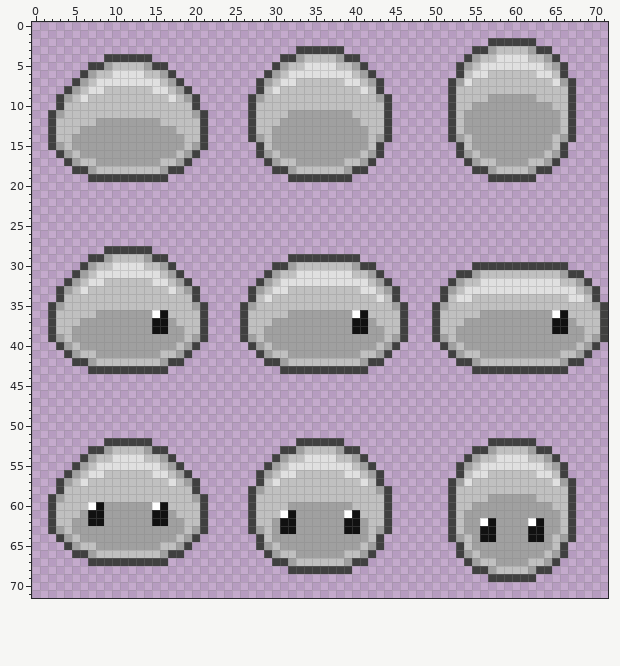
Sprite sheet, stored at Diseño Gráfico/Assets/Enemigos/Slime fuego apagado.png. Above, as it was before the edit.
The file is 360x360 pixels, drawn in blocks of 5x5; one block is one cell here.
After the commit:
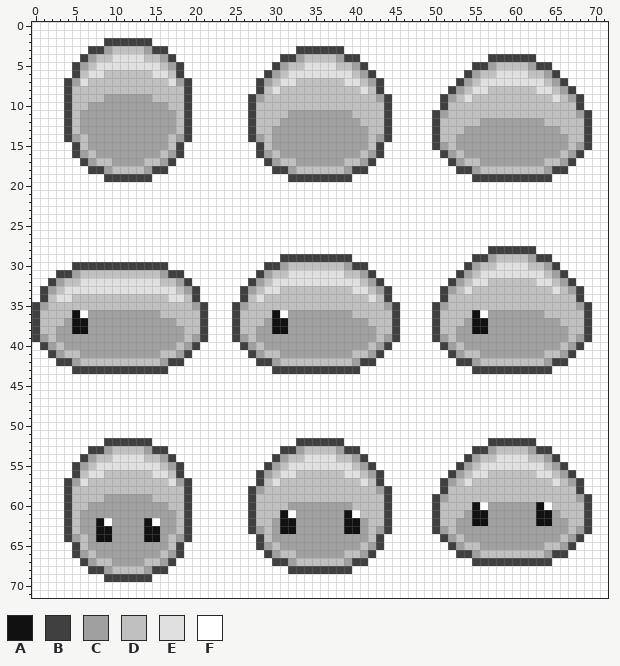
Palette (. is transparent): A #111111  B #404040  C #a0a0a0  D #c0c0c0  E #e0e0e0  F #ffffff
Changes in this commit:
Changed rows in their new state; - is an unchanged pixel.
first column x 0:
 0 FFFFFFFFFFFFFFFFFFFFFFFFFFFFFFFFFFFFFFFFFFFFFFFFFFFFFFFFFFFFFFFFFFFFFFFF
 1 FFFFFFFFFFFFFFFFFFFFFFFFFFFFFFFFFFFFFFFFFFFFFFFFFFFFFFFFFFFFFFFFFFFFFFFF
 2 FFFFFFFFFBBBBBBFFFFFFFFFFFFFFFFFFFFFFFFFFFFFFFFFFFFFFFFFFFFFFFFFFFFFFFFF
 3 FFFFFFFBBCDDDDCBBFFFFFFFFFFFFFFFF------FFFFFFFFFFFFFFFFFFFFFFFFFFFFFFFFF
 4 FFFFFFBCDDEEEEDDCBFFFFFFFFFFFFF----------FFFFFFFFFFFFFFFFBBBBBBFFFFFFFFF
 5 FFFFFBCDEEEEEEEEDCBFFFFFFFFFFF------------FFFFFFFFFFFFFBBCDDDDCBBFFFFFFF
 6 FFFFFBDEE-DDDD-EEDBFFFFFFFFFF--------------FFFFFFFFFFFBCD-EEEE-DCBFFFFFF
 7 FFFFBCE-DDDDDDDD-ECBFFFFFFFF----------------FFFFFFFFFBC-EEEEEEEE-CBFFFFF
 8 FFFF-D-DD------DD-D-FFFFFFFF----------------FFFFFFFF-C-EE------EE-C-FFFF
 9 FFFFB-D--CCCCCC--D-BFFFFFFF------------------FFFFFFBC-E--DDDDDD--E-CBFFF
10 FFFFB--CCCCCCCCCC--BFFFFFFF------------------FFFFFFBD--DDDDDDDDDD--DBFFF
11 FFFFB-CCCCCCCCCCCC-BFFFFFFF------------------FFFFFBCD-DDDDDDDDDDDD-DCBFF
12 FFFFB-CC--------CC-BFFFFFFF------------------FFFFFBDD-DD--------DD-DDBFF
13 FFFFB--------------BFFFFFFF------------------FFFFFBDD--------------DDBFF
14 FFFFB-D----------D-BFFFFFFF------------------FFFFFBDD-C----------C-DDBFF
15 FFFFFBD----------DBFFFFFFFFF----------------FFFFFFBCDCC----------CCDCBFF
16 FFFFFB-D--------D-BFFFFFFFFF----------------FFFFFFFBCD-C--------C-DCBFFF
17 FFFFFFBCDD----DDCBFFFFFFFFFFF--------------FFFFFFFFFBCDDCC----CCDDCBFFFF
18 FFFFFFFBBC----CBBFFFFFFFFFFFFF------------FFFFFFFFFFFBBCDD----DDCBBFFFFF
19 FFFFFFFFF------FFFFFFFFFFFFFFFFF--------FFFFFFFFFFFFFFFBB------BBFFFFFFF
20 FFFFFFFFFFFFFFFFFFFFFFFFFFFFFFFFFFFFFFFFFFFFFFFFFFFFFFFFFFFFFFFFFFFFFFFF
21 FFFFFFFFFFFFFFFFFFFFFFFFFFFFFFFFFFFFFFFFFFFFFFFFFFFFFFFFFFFFFFFFFFFFFFFF
22 FFFFFFFFFFFFFFFFFFFFFFFFFFFFFFFFFFFFFFFFFFFFFFFFFFFFFFFFFFFFFFFFFFFFFFFF
23 FFFFFFFFFFFFFFFFFFFFFFFFFFFFFFFFFFFFFFFFFFFFFFFFFFFFFFFFFFFFFFFFFFFFFFFF
24 FFFFFFFFFFFFFFFFFFFFFFFFFFFFFFFFFFFFFFFFFFFFFFFFFFFFFFFFFFFFFFFFFFFFFFFF
25 FFFFFFFFFFFFFFFFFFFFFFFFFFFFFFFFFFFFFFFFFFFFFFFFFFFFFFFFFFFFFFFFFFFFFFFF
26 FFFFFFFFFFFFFFFFFFFFFFFFFFFFFFFFFFFFFFFFFFFFFFFFFFFFFFFFFFFFFFFFFFFFFFFF
27 FFFFFFFFFFFFFFFFFFFFFFFFFFFFFFFFFFFFFFFFFFFFFFFFFFFFFFFFFFFFFFFFFFFFFFFF
28 FFFFFFFFFFFFFFFFFFFFFFFFFFFFFFFFFFFFFFFFFFFFFFFFFFFFFFFFFBBBBBBFFFFFFFFF
29 FFFFFFFFFFFFFFFFFFFFFFFFFFFFFFFB--------FFFFFFFFFFFFFFFBBCDDDDCBBFFFFFFF
30 FFFFFB-BBBBBBBBBBFFFFFFFFFFFFB-CD------CB-FFFFFFFFFFFFBCDDEEEEDDC-FFFFFF
31 FFFBBCD-DDDDDDDDCB-FFFFFFFFFBCD-E------D-CBFFFFFFFFFF-CDEEEEEEEE-CBFFFFF
32 FFBCDDE--EEEEEE-D---FFFFFFFBCDE----------DCBFFFFFFFF---E-DDDDDD--DCBFFFF
33 FBCDEE-EEEEEEEEEE----FFFFFBCDE-D--------E-DCBFFFFFF----DDDDDDDDDD-DCBFFF
34 FBDEE------------EE--FFFFFBDED------------EDBFFFFFF--DD------------DBFFF
35 BCDD------------------FFFBCD----------------CBFFFF------------------CBFF
36 BDD--AFC-------CD-----FFFBD---AF--------DD---BFFFF-----AF-------DDD--BFF
37 BDD-CAA--------CC-----FFFBD--CAA--------CCD--BFFFF-----AA--------CDD-BFF
38 BDDCCAA--------CC-----FFFBD-C-AA--------CC-D-BFFFF-----AA--------CCDDBFF
39 BCD-C-----------------FFFBCDC--------------DCBFFFF-----------------D-BFF
40 FBCD-C---------------FFFFFBCDC------------DCBFFFFFF---------------D-BFFF
41 FFBCDDCC------------FFFFFFFBCD-C--------D-CBFFFFFFFF------------DDCBFFFF
42 FFFBBCDD-----------FFFFFFFFFB-CD--------CB-FFFFFFFFFF-----------CBBFFFFF
43 FFFFFBB----------FFFFFFFFFFFFFB----------FFFFFFFFFFFFFF----------FFFFFFF
44 FFFFFFFFFFFFFFFFFFFFFFFFFFFFFFFFFFFFFFFFFFFFFFFFFFFFFFFFFFFFFFFFFFFFFFFF
45 FFFFFFFFFFFFFFFFFFFFFFFFFFFFFFFFFFFFFFFFFFFFFFFFFFFFFFFFFFFFFFFFFFFFFFFF
46 FFFFFFFFFFFFFFFFFFFFFFFFFFFFFFFFFFFFFFFFFFFFFFFFFFFFFFFFFFFFFFFFFFFFFFFF
47 FFFFFFFFFFFFFFFFFFFFFFFFFFFFFFFFFFFFFFFFFFFFFFFFFFFFFFFFFFFFFFFFFFFFFFFF
48 FFFFFFFFFFFFFFFFFFFFFFFFFFFFFFFFFFFFFFFFFFFFFFFFFFFFFFFFFFFFFFFFFFFFFFFF
49 FFFFFFFFFFFFFFFFFFFFFFFFFFFFFFFFFFFFFFFFFFFFFFFFFFFFFFFFFFFFFFFFFFFFFFFF
50 FFFFFFFFFFFFFFFFFFFFFFFFFFFFFFFFFFFFFFFFFFFFFFFFFFFFFFFFFFFFFFFFFFFFFFFF
51 FFFFFFFFFFFFFFFFFFFFFFFFFFFFFFFFFFFFFFFFFFFFFFFFFFFFFFFFFFFFFFFFFFFFFFFF
52 FFFFFFFFF------FFFFFFFFFFFFFFFFFF------FFFFFFFFFFFFFFFFFF------FFFFFFFFF
53 FFFFFFF----------FFFFFFFFFFFFFF----------FFFFFFFFFFFFFF----------FFFFFFF
54 FFFFFF------------FFFFFFFFFFFF------------FFFFFFFFFFFF------------FFFFFF
55 FFFFF--------------FFFFFFFFFF--------------FFFFFFFFFF--------------FFFFF
56 FFFFFB------------BFFFFFFFFF----------------FFFFFFFFBC------------CBFFFF
57 FFFFBC------------CBFFFFFFFF----------------FFFFFFFBCD------------DCBFFF
58 FFFFB--------------BFFFFFFF------------------FFFFFFBD--------------DBFFF
59 FFFFB----CCCCCC----BFFFFFFF------------------FFFFFBCD----DDDDDD----DCBFF
60 FFFFB--CC------CC--BFFFFFFF------------------FFFFFBDD--AF------AF--DDBFF
61 FFFFB--CC------CC--BFFFFFFF----AF------AF----FFFFFBDD--AA------AA--DDBFF
62 FFFFBD-C-F----AFC-DBFFFFFFF------------------FFFFFBDDC-AAC----C-A-CDDBFF
63 FFFFBD--AA----AA--DBFFFFFFF------------------FFFFFBCDC--CC----CC--CDCBFF
64 FFFFBCD-AA----AA-DCBFFFFFFFF----------------FFFFFFFBCDC-CC----CC-CDCBFFF
65 FFFFFB-C--------C-BFFFFFFFFF----------------FFFFFFFFBC-D--------D-CBFFFF
66 FFFFF-CDCCCCCCCCDC-FFFFFFFFFF--------------FFFFFFFFFF-BCDDDDDDDDCB-FFFFF
67 FFFFFFBCDDCCCCDDCBFFFFFFFFFFFF------------FFFFFFFFFFFFFBBBBBBBBBBFFFFFFF
68 FFFFFFFBBCDDDDCBBFFFFFFFFFFFFFFF--------FFFFFFFFFFFFFFFFFFFFFFFFFFFFFFFF
69 FFFFFFFFFBBBBBBFFFFFFFFFFFFFFFFFFFFFFFFFFFFFFFFFFFFFFFFFFFFFFFFFFFFFFFFF
70 FFFFFFFFFFFFFFFFFFFFFFFFFFFFFFFFFFFFFFFFFFFFFFFFFFFFFFFFFFFFFFFFFFFFFFFF
71 FFFFFFFFFFFFFFFFFFFFFFFFFFFFFFFFFFFFFFFFFFFFFFFFFFFFFFFFFFFFFFFFFFFFFFFF
Pixel boxes of the changes (left, top, right, bottom) in both pictures:
changed: (32, 22, 608, 598)
